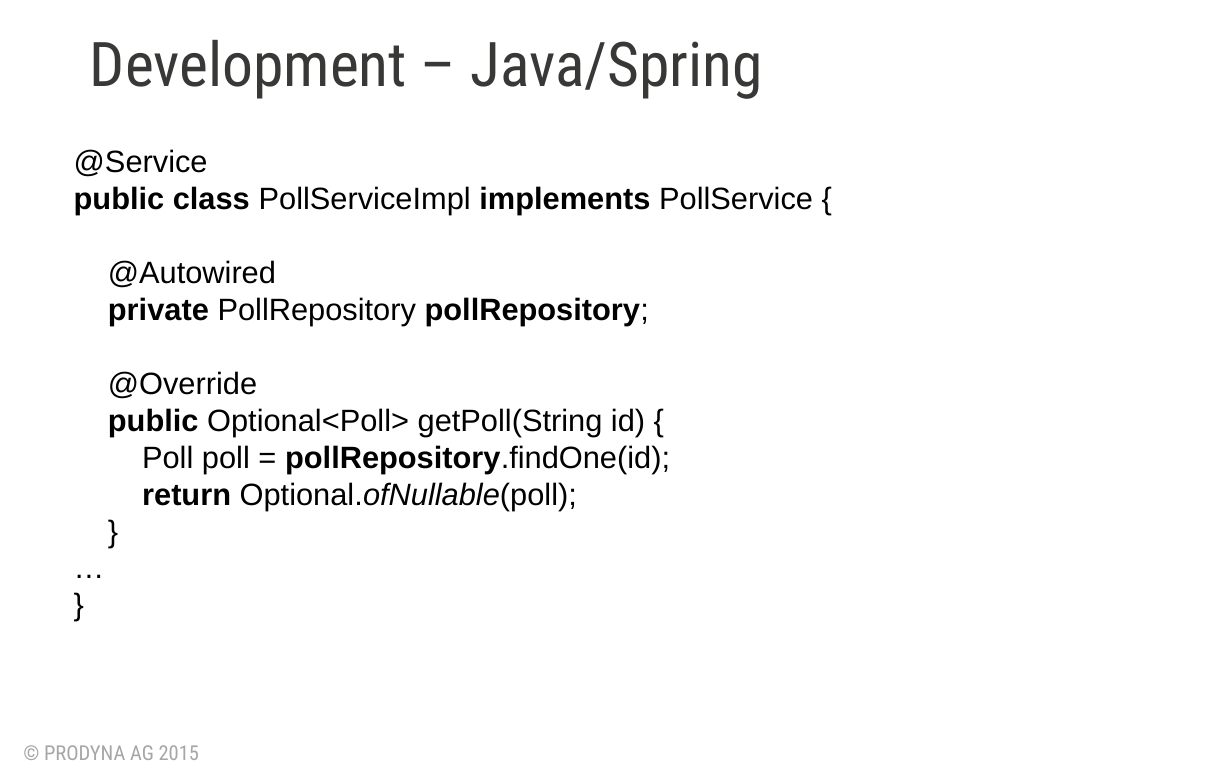
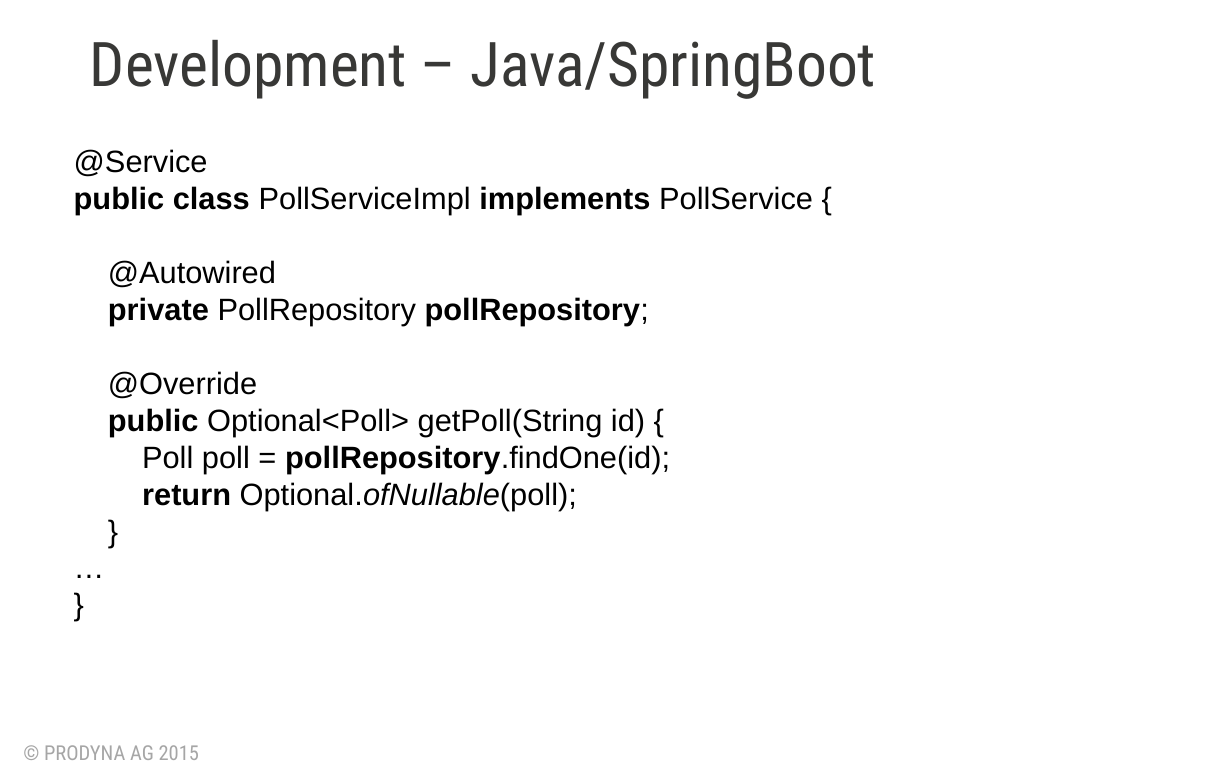
Before and after one commit to BGligorijevic/pac-slides, a slide deck: slide 9 of PAC-final-presentation.pptx (slide 10 before the commit). Drawn at 1232x770 pixels with LibreOffice and Linux fonts; fonts in the diff are those of the drawing; background and template pictures are left out. Boxes give left, top, right and bottom in pixels: in the first picture for what was removed or moved away, otherwise in the second. Text is boxed around its words. In the diff, an @@ line names an element or a change of style, - is before the commit and + after.

```diff
--- a/PAC-final-presentation.pptx
+++ b/PAC-final-presentation.pptx
@@ text at <box>90,39,876,99</box>: text changed @@
-Development – Java/Spring
+Development – Java/SpringBoot
```
Also in this commit, not shown: 9 other slides changed, 4 slides added.
